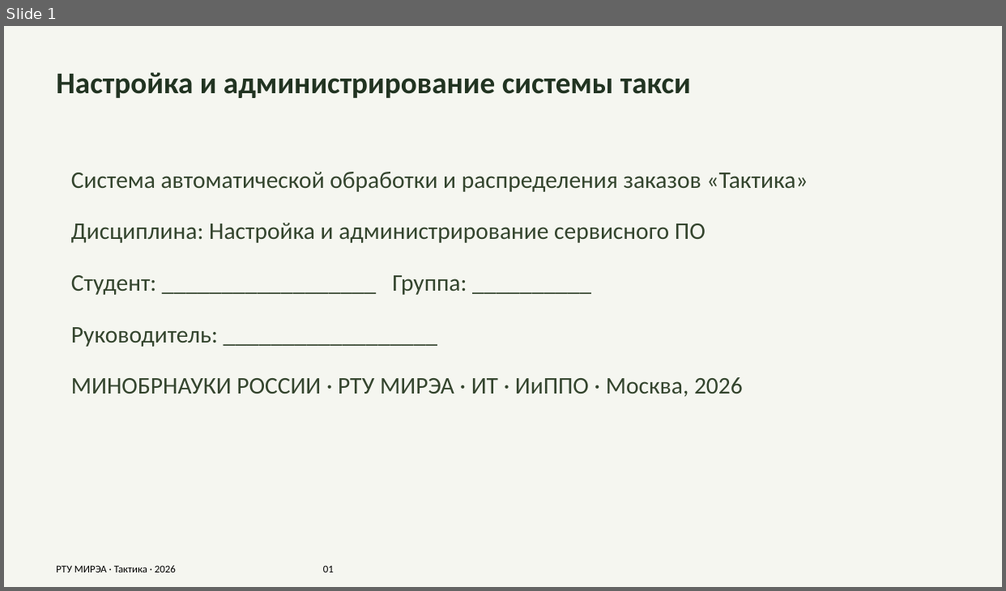
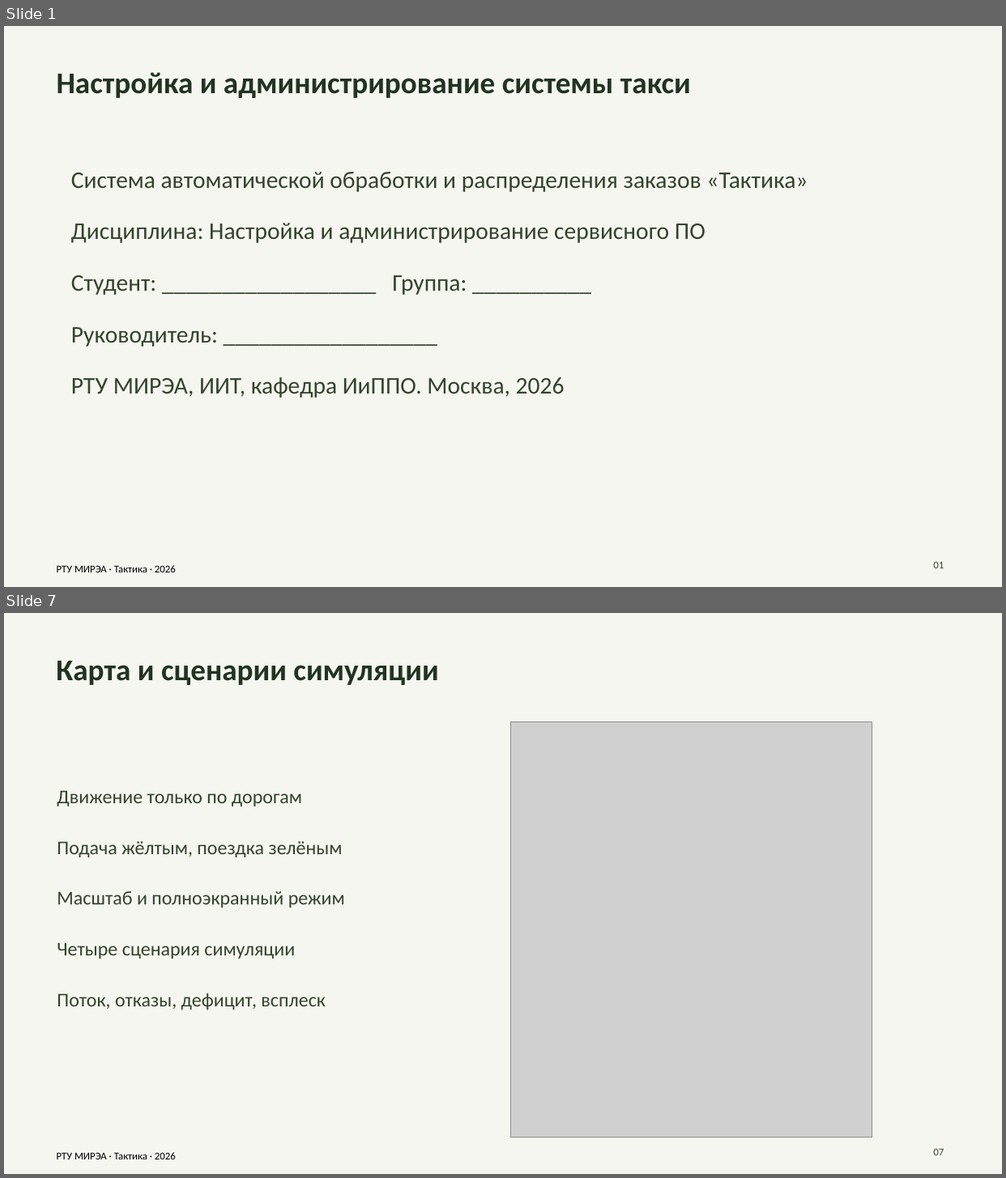
Before and after one commit to Alexey-UI/taxi-dispatch-coursework, a slide deck: report/output/Презентация_Тактика.pptx. Shown one above the other, each under a label of ours: slide 1 before the commit, slides 1 and 7 after it; the slides between them are not shown. The pictures are 1006x591 and 1006x1178 pixels, drawn with LibreOffice and Linux fonts; fonts in the diff are those of the drawing; grey boxes stand for pictures. Boxes give left, top, right and bottom in pixels: in the first picture for what was removed or moved away, otherwise in the second. Text is boxed around its words. In the diff, an @@ line names an element or a change of style, - is before the commit and + after.

```diff
--- a/report/output/Презентация_Тактика.pptx
+++ b/report/output/Презентация_Тактика.pptx
@@ slide 7 added at [4, 613, 1002, 1174], background #F5F6F0 @@
@@ text added at [56, 661, 438, 685], 29 pt, text #213321, bold @@
+Карта и сценарии симуляции
@@ picture added at [511, 722, 872, 1138] @@
@@ text added at [57, 790, 302, 807], 18.8 pt, text #33442D @@
+Движение только по дорогам
@@ text added at [57, 841, 343, 858], 18.8 pt, text #33442D @@
+Подача жёлтым, поездка зелёным
@@ text added at [57, 891, 345, 908], 18.8 pt, text #33442D @@
+Масштаб и полноэкранный режим
@@ text added at [57, 943, 295, 959], 18.8 pt, text #33442D @@
+Четыре сценария симуляции
@@ text added at [57, 994, 326, 1010], 18.8 pt, text #33442D @@
+Поток, отказы, дефицит, всплеск
@@ text added at [57, 1152, 176, 1160], 10 pt, text #000000 @@
+РТУ МИРЭА · Тактика · 2026
@@ text added at [933, 1148, 944, 1156], 10 pt, text #33442D @@
+07
@@ slide 1 changed as well @@
@@ text at [71, 378, 565, 398]: text changed @@
-МИНОБРНАУКИ РОССИИ · РТУ МИРЭА · ИТ · ИиППО · Москва, 2026
+РТУ МИРЭА, ИИТ, кафедра ИиППО. Москва, 2026
@@ text at [57, 565, 176, 573]: text changed @@
-РТУ МИРЭА · Тактика · 2026 01
+РТУ МИРЭА · Тактика · 2026
@@ text added at [933, 561, 944, 569], 10 pt, text #33442D @@
+01
```
Also in this commit, not shown: 1 other slide changed, 6 other slides added, 7 slides removed, 5 other files.
